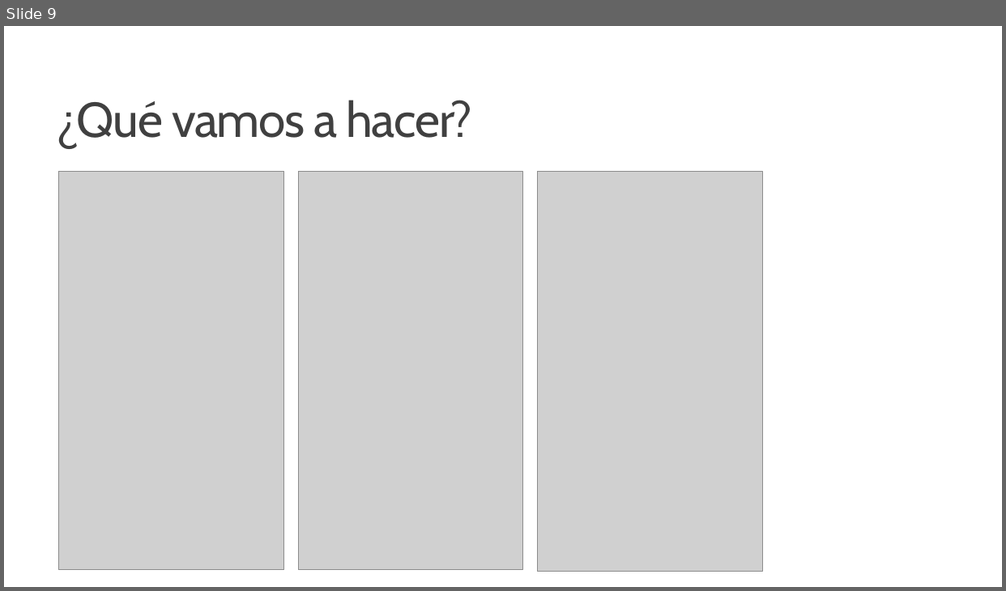
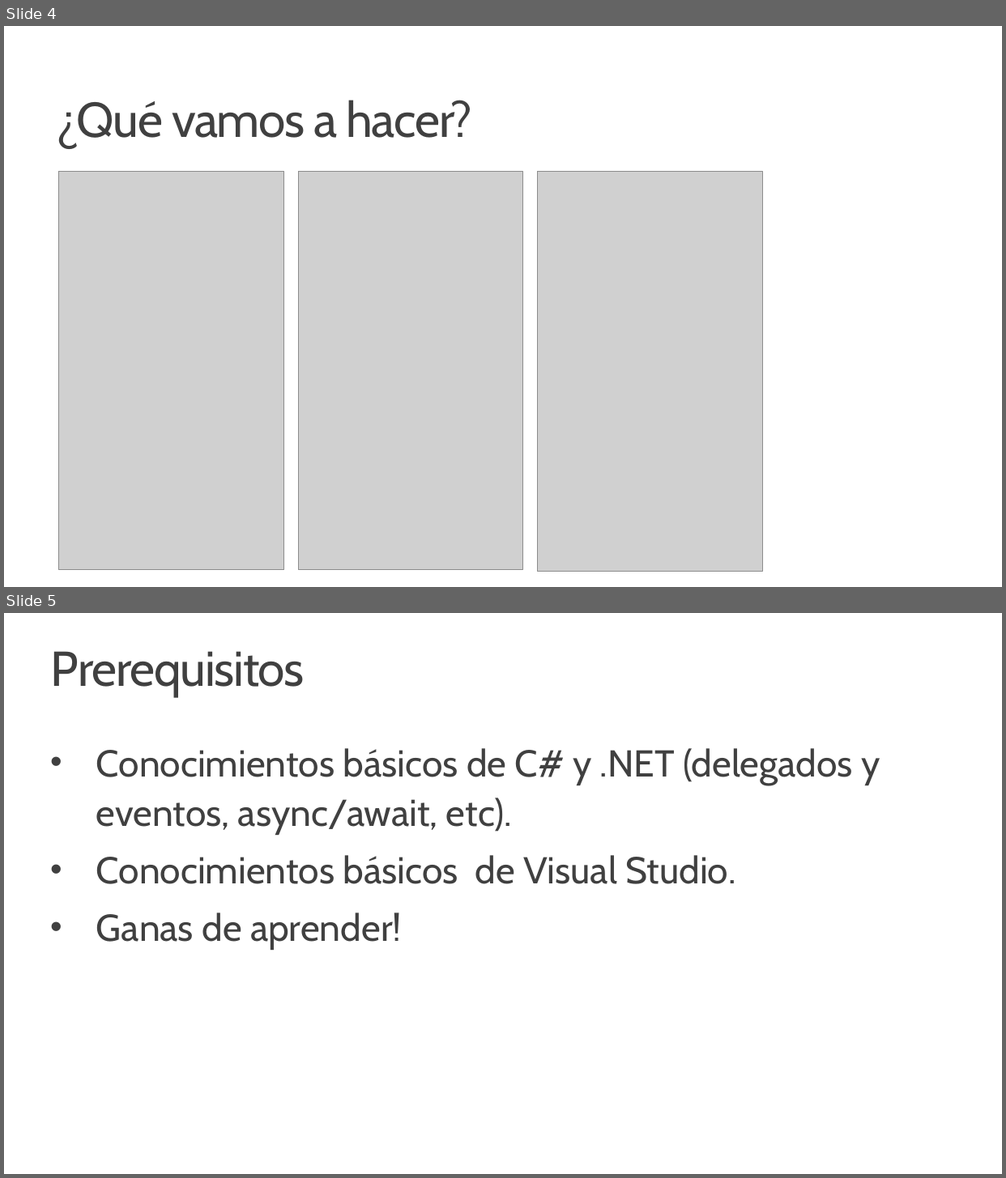
Before and after one commit to jsuarezruiz/taller-dotnet-maui, a slide deck: Bloque 1 - Introducción al desarrollo multiplataforma con .NET MAUI/Taller0 - Bienvenido al taller.pptx. Shown one above the other, each under a label of ours: slide 9 before the commit, slides 4 and 5 after it. The pictures are 1006x591 and 1006x1178 pixels, drawn with LibreOffice and Linux fonts; fonts in the diff are those of the drawing; grey boxes stand for pictures; background and template pictures are left out. Boxes give left, top, right and bottom in pixels: in the first picture for what was removed or moved away, otherwise in the second. Text is boxed around its words. In the diff, an @@ line names an element or a change of style, - is before the commit and + after.

```diff
--- a/Bloque 1 - Introducción al desarrollo multiplataforma con .NET MAUI/Taller0 - Bienvenido al taller.pptx
+++ b/Bloque 1 - Introducción al desarrollo multiplataforma con .NET MAUI/Taller0 - Bienvenido al taller.pptx
@@ slide 5 added at [4,613,1002,1174], background #FFFFFF @@
@@ title added at [50,651,305,696], 47 pt, text #404040 @@
+Prerequisitos
@@ text added at [96,748,880,950], 36 pt, text #404040 @@
+• Conocimientos básicos de C# y .NET (delegados y eventos, async/await, etc).
+• Conocimientos básicos de Visual Studio.
+• Ganas de aprender!
@@ what was slide 9 is now slide 4 @@
```
Also in this commit, not shown: 2 slides changed, 1 other slide added.
